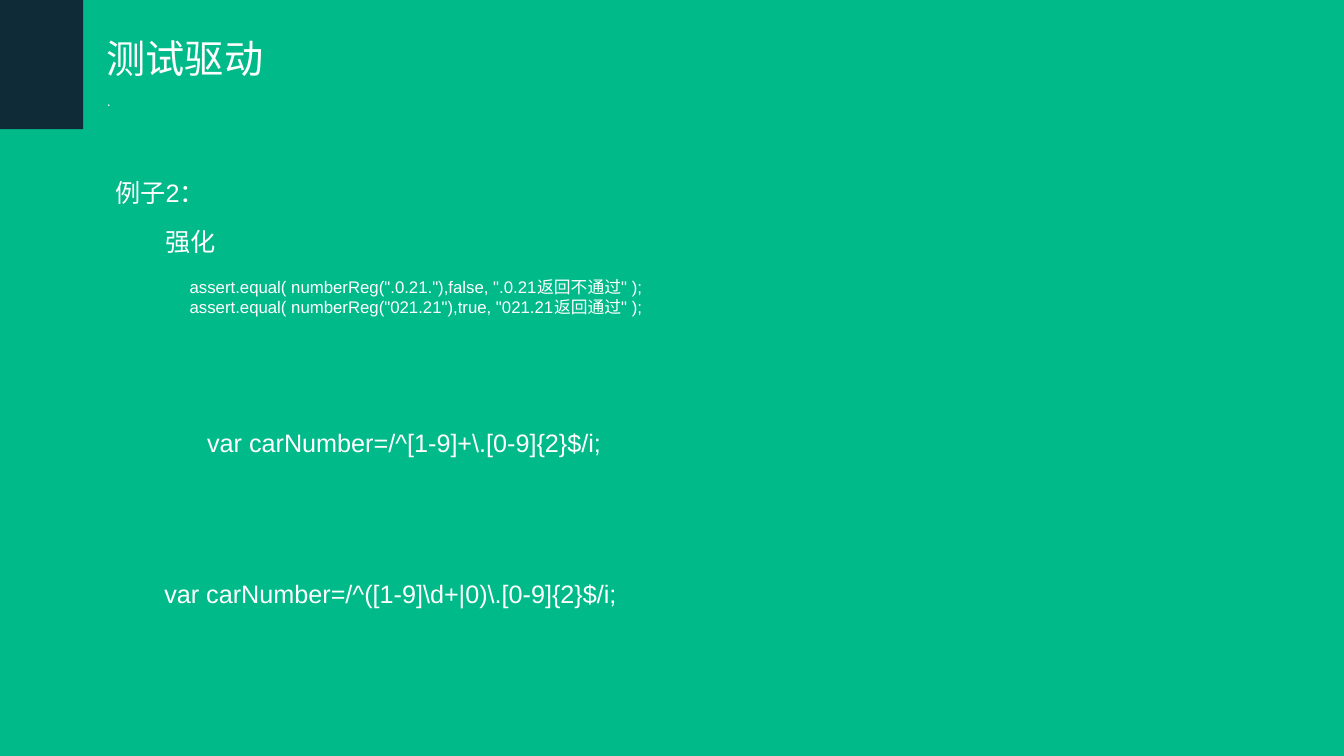
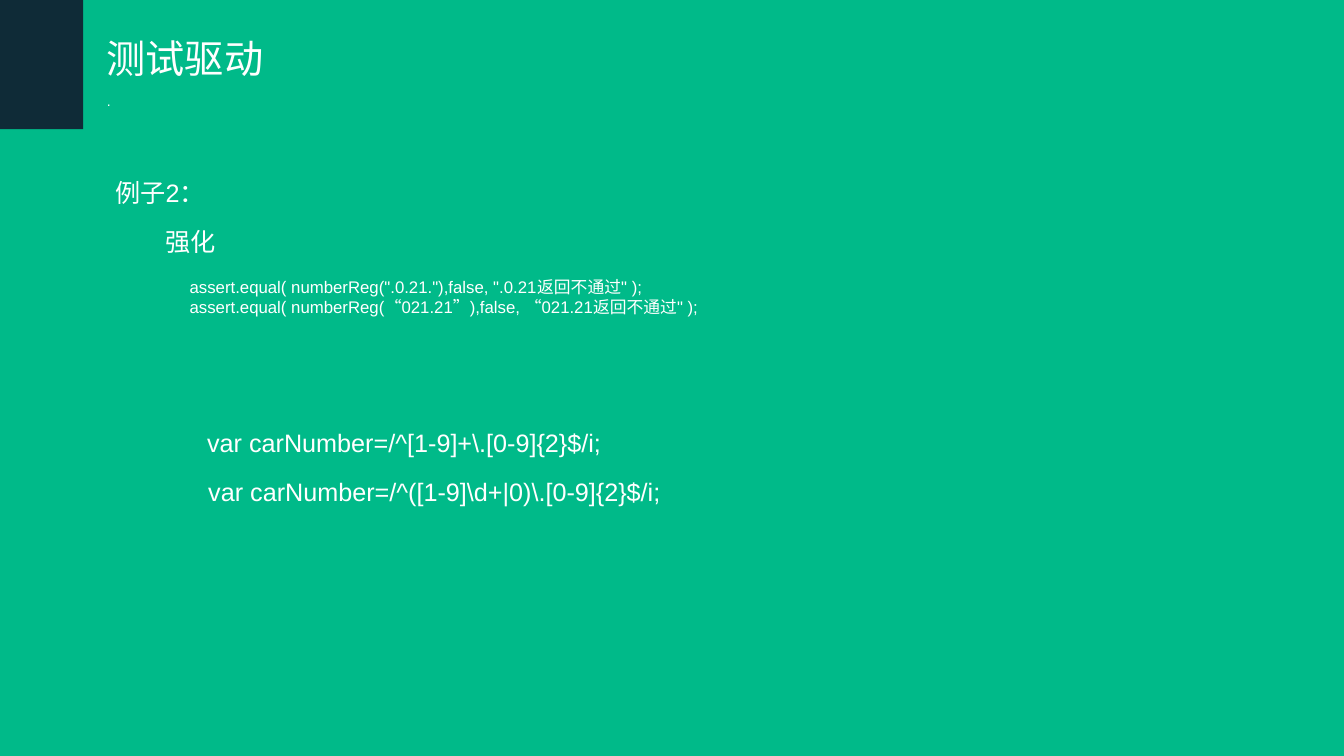
Before and after one commit to hanangjie/play, a slide deck: slide 9 of share/TDT/测试驱动开发.ppt (slide 6 before the commit). Drawn at 1344x756 pixels with LibreOffice and Linux fonts; fonts in the diff are those of the drawing. Boxes give left, top, right and bottom in pixels: in the first picture for what was removed or moved away, otherwise in the second. Text is boxed around its words. In the diff, an @@ line names an element or a change of style, - is before the commit and + after.

```diff
--- a/share/TDT/测试驱动开发.ppt
+++ b/share/TDT/测试驱动开发.ppt
@@ text at (x1=190, y1=296, x2=683, y2=317): text changed @@
-  assert.equal( numberReg("021.21"),true, "021.21返回通过" );
+  assert.equal( numberReg(“021.21”),false, “021.21返回不通过" );
@@ text "var carNumber=/^([1-9]\d+|0)\.[0-9]{2}$/i;" moved from (x1=164, y1=584, x2=616, y2=609) to (x1=208, y1=482, x2=660, y2=507) @@
```
Also in this commit, not shown: 4 other slides changed, 4 slides added, 1 slide removed, 3 other files.
